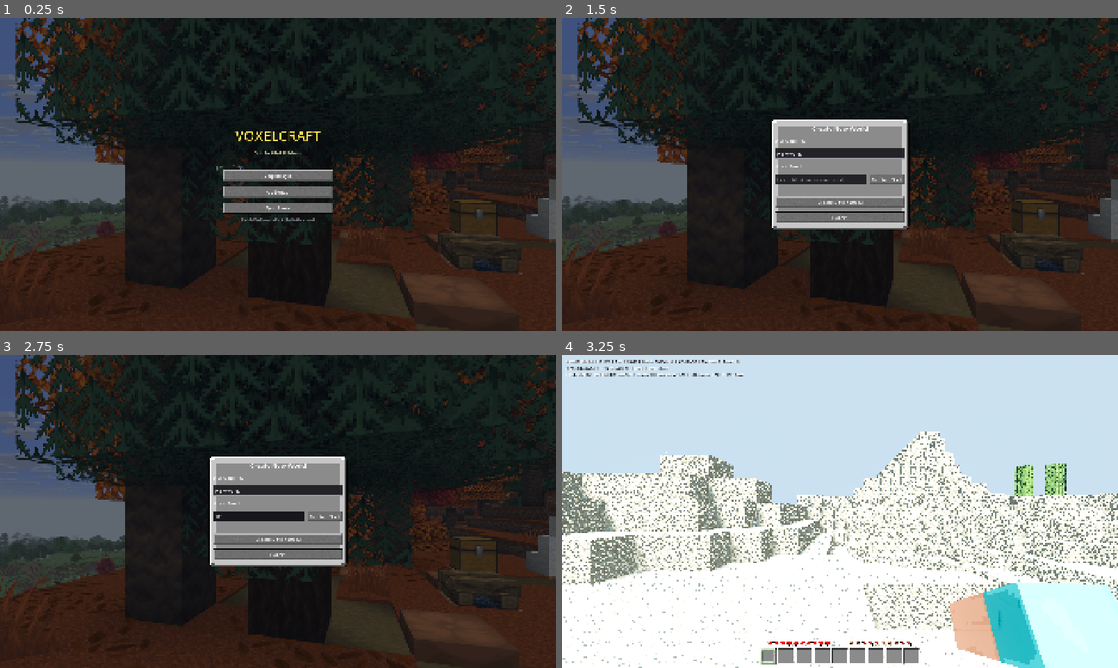
Above: before the commit, frames 1-4 (two rows, left to right).
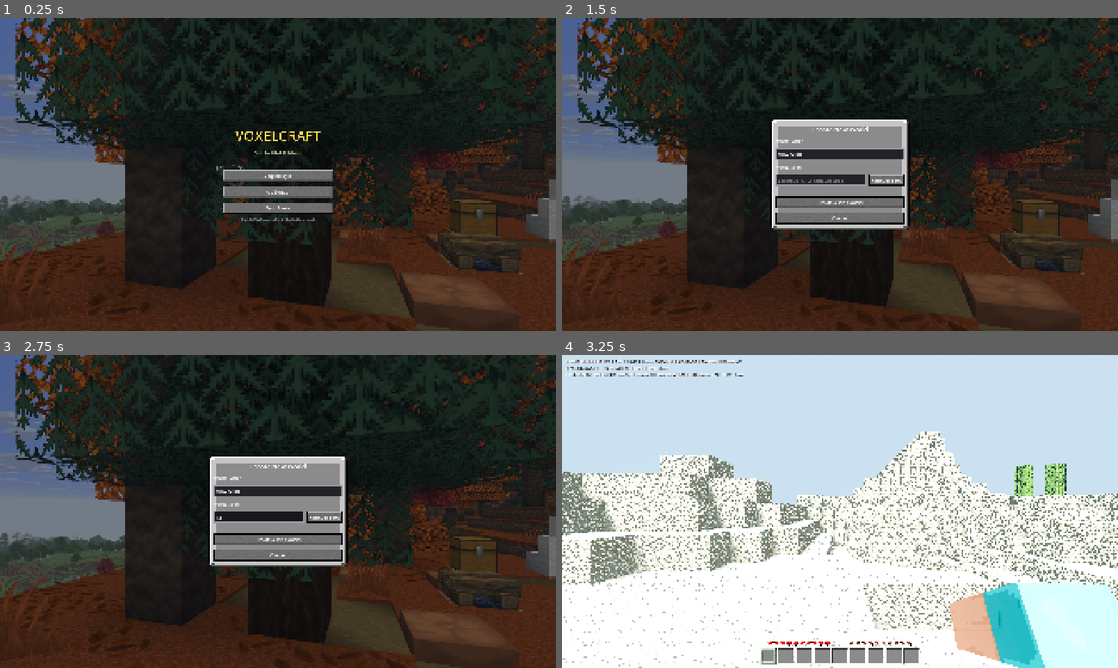
Above: after the commit, the same moments.

Repository: DimitrisMilios/VoxelCraft
Game: Godot game, scene res://scenes/ui/main_menu.tscn
The game is run twice, just before and just after one commit, with the same random seed, the same clock (stepped at 60 frames per second) and the same inputs.
Inputs (mouse positions are in pixels of both pictures, inside the frame that each line leads up to):
- Up to frame 1 (0.25 s): no input
- Up to frame 2 (1.5 s): click "Singleplayer" at 0.5 s; click "Create New World" at 1.25 s
- Up to frame 3 (2.75 s): click (261, 517) at 2.02 s; type "12" at 2.1 s
- Up to frame 4 (3.25 s): click "Create & Play World" at 2.75 s

The runs differ from the first frame. In frame 2, 1.3% of the frame differs, in the area x 38-62%, y 34-66%; in frame 3, 1.3%; in frame 4, less than 0.1%.

Commit message:
Fix UI texture loading inside exported PCK and style menu dialogs with Faithful 64x textures

Diff:
--- a/scripts/core/texture_pack.gd
+++ b/scripts/core/texture_pack.gd
@@ -11,27 +11,51 @@
 const PACK_ROOT: String = "res://assets/packs/faithful_64x/"
 
 
+## Returns the best matching res:// path, preferring the texture pack override.
+static func resolve_res_path(res_path: String) -> String:
+	if res_path.begins_with(ASSETS_PREFIX) and not res_path.begins_with(PACK_ROOT):
+		var override_res: String = PACK_ROOT + res_path.substr(ASSETS_PREFIX.length())
+		if ResourceLoader.exists(override_res) or FileAccess.file_exists(override_res):
+			return override_res
+	return res_path
+
+
 ## Returns the absolute filesystem path for `res_path`, preferring the texture pack override.
 static func resolve_abs_path(res_path: String) -> String:
-	if res_path.begins_with(ASSETS_PREFIX) and not res_path.begins_with(PACK_ROOT):
-		var override_res: String = PACK_ROOT + res_path.substr(ASSETS_PREFIX.length())
-		var override_abs: String = ProjectSettings.globalize_path(override_res)
-		if FileAccess.file_exists(override_abs):
-			return override_abs
-	return ProjectSettings.globalize_path(res_path)
+	var path: String = resolve_res_path(res_path)
+	return ProjectSettings.globalize_path(path)
 
 
-## Loads an Image from `res_path` (with local pack override). Returns null if missing.
+## Loads an Image from `res_path` (with local pack override). Works both in editor and inside exported .pck.
 static func load_image(res_path: String) -> Image:
-	var abs_path: String = resolve_abs_path(res_path)
-	if not FileAccess.file_exists(abs_path):
-		return null
-	var img := Image.load_from_file(abs_path)
-	if img == null or img.is_empty():
-		return null
-	return img
+	var path: String = resolve_res_path(res_path)
+
+	# 1. ResourceLoader (already imported Texture2D)
+	if ResourceLoader.exists(path):
+		var res: Resource = ResourceLoader.load(path)
+		if res is Texture2D:
+			return (res as Texture2D).get_image()
+
+	# Fallback to direct res_path in ResourceLoader
+	if path != res_path and ResourceLoader.exists(res_path):
+		var res: Resource = ResourceLoader.load(res_path)
+		if res is Texture2D:
+			return (res as Texture2D).get_image()
+
+	# 2. FileAccess reading raw png bytes (works inside .pck and on loose filesystem)
+	for try_path in [path, res_path, ProjectSettings.globalize_path(path), ProjectSettings.globalize_path(res_path)]:
+		if FileAccess.file_exists(try_path):
+			var fa := FileAccess.open(try_path, FileAccess.READ)
+			if fa != null:
+				var bytes := fa.get_buffer(fa.get_length())
+				fa.close()
+				var img := Image.new()
+				if img.load_png_from_buffer(bytes) == OK and not img.is_empty():
+					return img
+
+	return null
 
 
 ## True when a local texture pack is installed.
 static func is_pack_active() -> bool:
-	return FileAccess.file_exists(ProjectSettings.globalize_path(PACK_ROOT + "pack_info.txt"))
+	return FileAccess.file_exists(PACK_ROOT + "pack_info.txt") or FileAccess.file_exists(ProjectSettings.globalize_path(PACK_ROOT + "pack_info.txt"))
--- a/scripts/player/inventory_manager.gd
+++ b/scripts/player/inventory_manager.gd
@@ -105,17 +105,22 @@
 static func load_ui_texture(res_path: String) -> Texture2D:
 	if _ui_tex_cache.has(res_path):
 		return _ui_tex_cache[res_path]
-	var abs_path: String = TexturePack.resolve_abs_path(res_path)
-	if FileAccess.file_exists(abs_path):
-		var img := Image.load_from_file(abs_path)
-		if img != null and not img.is_empty():
-			var tex := ImageTexture.create_from_image(img)
-			_ui_tex_cache[res_path] = tex
-			return tex
-	if ResourceLoader.exists(res_path):
-		var r_tex := load(res_path) as Texture2D
-		_ui_tex_cache[res_path] = r_tex
-		return r_tex
+	var path: String = TexturePack.resolve_res_path(res_path)
+	if ResourceLoader.exists(path):
+		var r_tex := ResourceLoader.load(path) as Texture2D
+		if r_tex != null:
+			_ui_tex_cache[res_path] = r_tex
+			return r_tex
+	if path != res_path and ResourceLoader.exists(res_path):
+		var r_tex := ResourceLoader.load(res_path) as Texture2D
+		if r_tex != null:
+			_ui_tex_cache[res_path] = r_tex
+			return r_tex
+	var img: Image = TexturePack.load_image(res_path)
+	if img != null and not img.is_empty():
+		var tex := ImageTexture.create_from_image(img)
+		_ui_tex_cache[res_path] = tex
+		return tex
 	_ui_tex_cache[res_path] = null
 	return null
 
--- a/scripts/ui/main_menu.gd
+++ b/scripts/ui/main_menu.gd
@@ -57,17 +57,25 @@
 
 
 func _build_ui() -> void:
-	# 1. Background Panorama
+	# 1. Background Panorama / Dirt
 	var bg := TextureRect.new()
 	bg.set_anchors_and_offsets_preset(Control.PRESET_FULL_RECT)
 	bg.expand_mode = TextureRect.EXPAND_IGNORE_SIZE
 	bg.stretch_mode = TextureRect.STRETCH_KEEP_ASPECT_COVERED
-	bg.texture = _load_gui_texture("title_panorama.png")
+	var pano_tex: Texture2D = _load_gui_texture("title_panorama.png")
+	if pano_tex != null:
+		bg.texture = pano_tex
+	else:
+		var dirt_img: Image = TexturePack.load_image("res://assets/textures/block/dirt.png")
+		if dirt_img != null:
+			bg.texture = ImageTexture.create_from_image(dirt_img)
+			bg.stretch_mode = TextureRect.STRETCH_TILE
+			bg.modulate = Color(0.35, 0.35, 0.35, 1.0)
 	add_child(bg)
 
 	var vignette := ColorRect.new()
 	vignette.set_anchors_and_offsets_preset(Control.PRESET_FULL_RECT)
-	vignette.color = Color(0.02, 0.04, 0.08, 0.55)
+	vignette.color = Color(0.02, 0.04, 0.08, 0.45)
 	add_child(vignette)
 
 	# 2. Views Container
@@ -86,53 +94,90 @@
 	var tex_hover: Texture2D = _load_gui_texture("button_highlighted.png")
 	var tex_disabled: Texture2D = _load_gui_texture("button_disabled.png")
 
-	var sb_norm := StyleBoxTexture.new()
-	sb_norm.texture = tex_normal
-	sb_norm.texture_margin_left = 6.0
-	sb_norm.texture_margin_right = 6.0
-	sb_norm.texture_margin_top = 6.0
-	sb_norm.texture_margin_bottom = 6.0
-	sb_norm.set_content_margin_all(8.0)
-
-	var sb_hov := StyleBoxTexture.new()
-	sb_hov.texture = tex_hover
-	sb_hov.texture_margin_left = 6.0
-	sb_hov.texture_margin_right = 6.0
-	sb_hov.texture_margin_top = 6.0
-	sb_hov.texture_margin_bottom = 6.0
-	sb_hov.set_content_margin_all(8.0)
-
-	var sb_dis := StyleBoxTexture.new()
-	sb_dis.texture = tex_disabled
-	sb_dis.texture_margin_left = 6.0
-	sb_dis.texture_margin_right = 6.0
-	sb_dis.texture_margin_top = 6.0
-	sb_dis.texture_margin_bottom = 6.0
-	sb_dis.set_content_margin_all(8.0)
-
-	btn.add_theme_stylebox_override("normal", sb_norm)
-	btn.add_theme_stylebox_override("hover", sb_hov)
-	btn.add_theme_stylebox_override("pressed", sb_hov)
-	btn.add_theme_stylebox_override("focus", sb_hov)
-	btn.add_theme_stylebox_override("disabled", sb_dis)
+	if tex_normal != null:
+		var sb_norm := StyleBoxTexture.new()
+		sb_norm.texture = tex_normal
+		sb_norm.texture_margin_left = 6.0
+		sb_norm.texture_margin_right = 6.0
+		sb_norm.texture_margin_top = 6.0
+		sb_norm.texture_margin_bottom = 6.0
+		sb_norm.set_content_margin_all(8.0)
+
+		var sb_hov := StyleBoxTexture.new()
+		sb_hov.texture = tex_hover if tex_hover != null else tex_normal
+		sb_hov.texture_margin_left = 6.0
+		sb_hov.texture_margin_right = 6.0
+		sb_hov.texture_margin_top = 6.0
+		sb_hov.texture_margin_bottom = 6.0
+		sb_hov.set_content_margin_all(8.0)
+
+		var sb_dis := StyleBoxTexture.new()
+		sb_dis.texture = tex_disabled if tex_disabled != null else tex_normal
+		sb_dis.texture_margin_left = 6.0
+		sb_dis.texture_margin_right = 6.0
+		sb_dis.texture_margin_top = 6.0
+		sb_dis.texture_margin_bottom = 6.0
+		sb_dis.set_content_margin_all(8.0)
+
+		btn.add_theme_stylebox_override("normal", sb_norm)
+		btn.add_theme_stylebox_override("hover", sb_hov)
+		btn.add_theme_stylebox_override("pressed", sb_hov)
+		btn.add_theme_stylebox_override("focus", sb_hov)
+		btn.add_theme_stylebox_override("disabled", sb_dis)
+	else:
+		var sb_norm := StyleBoxFlat.new()
+		sb_norm.bg_color = Color(0.38, 0.38, 0.40, 1.0)
+		sb_norm.border_color = Color(0.65, 0.65, 0.68, 1.0)
+		sb_norm.border_width_left = 2
+		sb_norm.border_width_top = 2
+		sb_norm.border_width_right = 2
+		sb_norm.border_width_bottom = 3
+		sb_norm.set_content_margin_all(8.0)
+
+		var sb_hov := StyleBoxFlat.new()
+		sb_hov.bg_color = Color(0.50, 0.50, 0.60, 1.0)
+		sb_hov.border_color = Color(1.0, 1.0, 1.0, 1.0)
+		sb_hov.border_width_left = 2
+		sb_hov.border_width_top = 2
+		sb_hov.border_width_right = 2
+		sb_hov.border_width_bottom = 3
+		sb_hov.set_content_margin_all(8.0)
+
+		btn.add_theme_stylebox_override("normal", sb_norm)
+		btn.add_theme_stylebox_override("hover", sb_hov)
+		btn.add_theme_stylebox_override("pressed", sb_hov)
+		btn.add_theme_stylebox_override("focus", sb_hov)
+
 	btn.add_theme_color_override("font_color", Color(1, 1, 1, 1))
 	btn.add_theme_color_override("font_hover_color", Color(1, 1, 0.65, 1))
 	btn.add_theme_color_override("font_shadow_color", Color(0, 0, 0, 0.95))
 	btn.add_theme_constant_override("shadow_offset_x", 1)
 	btn.add_theme_constant_override("shadow_offset_y", 1)
-	btn.pressed.connect(_play_ui_click)
+	if not btn.pressed.is_connected(_play_ui_click):
+		btn.pressed.connect(_play_ui_click)
 
 
 func _style_panel_box(panel: PanelContainer) -> void:
 	var tex_panel: Texture2D = _load_gui_texture("panel_bg.png")
-	var sb := StyleBoxTexture.new()
-	sb.texture = tex_panel
-	sb.texture_margin_left = 12.0
-	sb.texture_margin_right = 12.0
-	sb.texture_margin_top = 12.0
-	sb.texture_margin_bottom = 12.0
-	sb.set_content_margin_all(16.0)
-	panel.add_theme_stylebox_override("panel", sb)
+	if tex_panel != null:
+		var sb := StyleBoxTexture.new()
+		sb.texture = tex_panel
+		sb.texture_margin_left = 12.0
+		sb.texture_margin_right = 12.0
+		sb.texture_margin_top = 12.0
+		sb.texture_margin_bottom = 12.0
+		sb.set_content_margin_all(18.0)
+		panel.add_theme_stylebox_override("panel", sb)
+	else:
+		var sb := StyleBoxFlat.new()
+		sb.bg_color = Color(0.16, 0.18, 0.22, 0.94)
+		sb.border_color = Color(0.42, 0.45, 0.52, 1.0)
+		sb.border_width_left = 3
+		sb.border_width_top = 3
+		sb.border_width_right = 3
+		sb.border_width_bottom = 3
+		sb.set_content_margin_all(18.0)
+		panel.add_theme_stylebox_override("panel", sb)
 
 
 func _style_line_edit(line_edit: LineEdit) -> void:
@@ -486,16 +531,16 @@
 	vbox.add_child(title)
 
 	_render_dist_label = Label.new()
-	_render_dist_label.text = "Render Distance: 5 Chunks"
+	_render_dist_label.text = "Render Distance: 10 Chunks (160m)"
 	vbox.add_child(_render_dist_label)
 
 	_render_dist_slider = HSlider.new()
-	_render_dist_slider.min_value = 2
-	_render_dist_slider.max_value = 8
+	_render_dist_slider.min_value = 3
+	_render_dist_slider.max_value = 16
 	_render_dist_slider.step = 1
-	_render_dist_slider.value = 5
+	_render_dist_slider.value = 10
 	_render_dist_slider.value_changed.connect(func(val: float) -> void:
-		_render_dist_label.text = "Render Distance: %d Chunks" % int(val)
+		_render_dist_label.text = "Render Distance: %d Chunks (%dm)" % [int(val), int(val) * 16]
 	)
 	vbox.add_child(_render_dist_slider)
 
--- a/tools/build_faithful_64x_assets.gd
+++ b/tools/build_faithful_64x_assets.gd
@@ -669,27 +669,45 @@
 func _build_hud_and_gui_assets() -> void:
 	var hud_dir: String = ProjectSettings.globalize_path("res://assets/packs/faithful_64x/ui/hud_icons/")
 	var gui_dir: String = ProjectSettings.globalize_path("res://assets/packs/faithful_64x/ui/gui_panels/")
+	var fallback_hud_dir: String = ProjectSettings.globalize_path("res://assets/ui/hud_icons/")
+	var fallback_gui_dir: String = ProjectSettings.globalize_path("res://assets/ui/gui_panels/")
 
 	# 1. Hearts (composite container + full / half)
 	var heart_cont: Image = _load_faithful_image("gui/sprites/hud/heart/container.png")
 	var heart_full_fg: Image = _load_faithful_image("gui/sprites/hud/heart/full.png")
 	var heart_half_fg: Image = _load_faithful_image("gui/sprites/hud/heart/half.png")
-	_alpha_composite(heart_cont, heart_full_fg).save_png(hud_dir + "heart_full.png")
-	_alpha_composite(heart_cont, heart_half_fg).save_png(hud_dir + "heart_half.png")
+	var h_full: Image = _alpha_composite(heart_cont, heart_full_fg)
+	var h_half: Image = _alpha_composite(heart_cont, heart_half_fg)
+	h_full.save_png(hud_dir + "heart_full.png")
+	h_full.save_png(fallback_hud_dir + "heart_full.png")
+	h_half.save_png(hud_dir + "heart_half.png")
+	h_half.save_png(fallback_hud_dir + "heart_half.png")
 	heart_cont.save_png(hud_dir + "heart_empty.png")
+	heart_cont.save_png(fallback_hud_dir + "heart_empty.png")
 
 	# 2. Hunger Drumsticks (composite food_empty + food_full / food_half)
 	var food_cont: Image = _load_faithful_image("gui/sprites/hud/food_empty.png")
 	var food_full_fg: Image = _load_faithful_image("gui/sprites/hud/food_full.png")
 	var food_half_fg: Image = _load_faithful_image("gui/sprites/hud/food_half.png")
-	_alpha_composite(food_cont, food_full_fg).save_png(hud_dir + "hunger_full.png")
-	_alpha_composite(food_cont, food_half_fg).save_png(hud_dir + "hunger_half.png")
+	var f_full: Image = _alpha_composite(food_cont, food_full_fg)
+	var f_half: Image = _alpha_composite(food_cont, food_half_fg)
+	f_full.save_png(hud_dir + "hunger_full.png")
+	f_full.save_png(fallback_hud_dir + "hunger_full.png")
+	f_half.save_png(hud_dir + "hunger_half.png")
+	f_half.save_png(fallback_hud_dir + "hunger_half.png")
 	food_cont.save_png(hud_dir + "hunger_empty.png")
+	food_cont.save_png(fallback_hud_dir + "hunger_empty.png")
 
 	# 3. Oxygen Bubbles & Crosshair
-	_load_faithful_image("gui/sprites/hud/air.png").save_png(hud_dir + "bubble_full.png")
-	_load_faithful_image("gui/sprites/hud/air_bursting.png").save_png(hud_dir + "bubble_empty.png")
-	_load_faithful_image("gui/sprites/hud/crosshair.png").save_png(hud_dir + "crosshair.png")
+	var bub_full: Image = _load_faithful_image("gui/sprites/hud/air.png")
+	bub_full.save_png(hud_dir + "bubble_full.png")
+	bub_full.save_png(fallback_hud_dir + "bubble_full.png")
+	var bub_empty: Image = _load_faithful_image("gui/sprites/hud/air_bursting.png")
+	bub_empty.save_png(hud_dir + "bubble_empty.png")
+	bub_empty.save_png(fallback_hud_dir + "bubble_empty.png")
+	var cross: Image = _load_faithful_image("gui/sprites/hud/crosshair.png")
+	cross.save_png(hud_dir + "crosshair.png")
+	cross.save_png(fallback_hud_dir + "crosshair.png")
 
 	# 4. Armor Slot Silhouettes
 	_load_faithful_image("gui/sprites/container/slot/helmet.png").save_png(hud_dir + "armor_helmet.png")
@@ -700,29 +718,31 @@
 	# 5. GUI Slots, Selected Frame & Container Panel
 	var slot_norm: Image = _load_faithful_image("gui/sprites/container/slot.png")
 	slot_norm.save_png(gui_dir + "slot_normal.png")
+	slot_norm.save_png(fallback_gui_dir + "slot_normal.png")
 
 	# Selected slot frame: composite hotbar_selection over slot_normal
 	var sel_raw: Image = _load_faithful_image("gui/sprites/hud/hotbar_selection.png")
 	sel_raw.resize(72, 72, Image.INTERPOLATE_NEAREST)
 	var slot_sel: Image = _alpha_composite(slot_norm, sel_raw)
 	slot_sel.save_png(gui_dir + "slot_selected.png")
+	slot_sel.save_png(fallback_gui_dir + "slot_selected.png")
 
 	# Output slot: warm golden-trimmed Faithful slot
 	var slot_out: Image = _tint_image(slot_norm, Color(1.05, 0.96, 0.78, 1.0))
 	slot_out.save_png(gui_dir + "slot_output.png")
+	slot_out.save_png(fallback_gui_dir + "slot_output.png")
 
 	# Faithful 64x Hotbar strip
-	_load_faithful_image("gui/sprites/hud/hotbar.png").save_png(gui_dir + "hotbar_bg.png")
-
-	# Faithful 64x Stone-Grey Modal Dialog Panel (extracted from inventory.png outer 3D bevel frame)
+	var hotbar: Image = _load_faithful_image("gui/sprites/hud/hotbar.png")
+	hotbar.save_png(gui_dir + "hotbar_bg.png")
+	hotbar.save_png(fallback_gui_dir + "hotbar_bg.png")
+
+	# Faithful 64x Stone-Grey Modal Dialog Panel
 	var inv_sheet: Image = _load_faithful_image("gui/container/inventory.png")
 	var panel_bg := Image.create(128, 128, false, Image.FORMAT_RGBA8)
 	if inv_sheet.get_width() >= 704 and inv_sheet.get_height() >= 664:
-		# Top-left 16x16 corner (x=0..15, y=0..15), top-right (x=688..703, y=0..15),
-		# bottom-left (x=0..15, y=648..663), bottom-right (x=688..703, y=648..663)
 		var fill_col: Color = inv_sheet.get_pixel(32, 32)
 		panel_bg.fill(fill_col)
-		# Copy 16px 3D beveled borders from `inventory.png`
 		panel_bg.blit_rect(inv_sheet, Rect2i(0, 0, 64, 16), Vector2i(0, 0))
 		panel_bg.blit_rect(inv_sheet, Rect2i(640, 0, 64, 16), Vector2i(64, 0))
 		panel_bg.blit_rect(inv_sheet, Rect2i(0, 648, 64, 16), Vector2i(0, 112))
@@ -732,31 +752,53 @@
 	else:
 		panel_bg.fill(Color(0.77, 0.77, 0.77, 1.0))
 	panel_bg.save_png(gui_dir + "panel_bg.png")
+	panel_bg.save_png(fallback_gui_dir + "panel_bg.png")
+
 	# 6. Authentic Container Windows
 	var inv_full: Image = _load_faithful_image("gui/container/inventory.png")
 	inv_full.save_png(gui_dir + "container_inventory.png")
+	inv_full.save_png(fallback_gui_dir + "container_inventory.png")
 	var craft_full: Image = _load_faithful_image("gui/container/crafting_table.png")
 	craft_full.save_png(gui_dir + "container_crafting_table.png")
+	craft_full.save_png(fallback_gui_dir + "container_crafting_table.png")
 	var furn_full: Image = _load_faithful_image("gui/container/furnace.png")
 	furn_full.save_png(gui_dir + "container_furnace.png")
+	furn_full.save_png(fallback_gui_dir + "container_furnace.png")
 	var chest_full: Image = _load_faithful_image("gui/container/generic_54.png")
 	chest_full.save_png(gui_dir + "container_chest.png")
+	chest_full.save_png(fallback_gui_dir + "container_chest.png")
 	var furn_lit: Image = _load_faithful_image("gui/sprites/container/furnace/lit_progress.png")
 	furn_lit.save_png(gui_dir + "furnace_lit_progress.png")
+	furn_lit.save_png(fallback_gui_dir + "furnace_lit_progress.png")
 	var furn_burn: Image = _load_faithful_image("gui/sprites/container/furnace/burn_progress.png")
 	furn_burn.save_png(gui_dir + "furnace_burn_progress.png")
+	furn_burn.save_png(fallback_gui_dir + "furnace_burn_progress.png")
 
 	# 7. Authentic Buttons & Widget Sprites
-	_load_faithful_image("gui/sprites/widget/button.png").save_png(gui_dir + "button.png")
-	_load_faithful_image("gui/sprites/widget/button_highlighted.png").save_png(gui_dir + "button_highlighted.png")
-	_load_faithful_image("gui/sprites/widget/button_disabled.png").save_png(gui_dir + "button_disabled.png")
-	_load_faithful_image("gui/sprites/widget/slider.png").save_png(gui_dir + "slider.png")
-	_load_faithful_image("gui/sprites/widget/slider_handle.png").save_png(gui_dir + "slider_handle.png")
-	_load_faithful_image("gui/sprites/widget/text_field.png").save_png(gui_dir + "text_field.png")
+	var b_norm: Image = _load_faithful_image("gui/sprites/widget/button.png")
+	b_norm.save_png(gui_dir + "button.png")
+	b_norm.save_png(fallback_gui_dir + "button.png")
+	var b_hov: Image = _load_faithful_image("gui/sprites/widget/button_highlighted.png")
+	b_hov.save_png(gui_dir + "button_highlighted.png")
+	b_hov.save_png(fallback_gui_dir + "button_highlighted.png")
+	var b_dis: Image = _load_faithful_image("gui/sprites/widget/button_disabled.png")
+	b_dis.save_png(gui_dir + "button_disabled.png")
+	b_dis.save_png(fallback_gui_dir + "button_disabled.png")
+
+	var slider_img: Image = _load_faithful_image("gui/sprites/widget/slider.png")
+	slider_img.save_png(gui_dir + "slider.png")
+	slider_img.save_png(fallback_gui_dir + "slider.png")
+	var handle_img: Image = _load_faithful_image("gui/sprites/widget/slider_handle.png")
+	handle_img.save_png(gui_dir + "slider_handle.png")
+	handle_img.save_png(fallback_gui_dir + "slider_handle.png")
+	var tf_img: Image = _load_faithful_image("gui/sprites/widget/text_field.png")
+	tf_img.save_png(gui_dir + "text_field.png")
+	tf_img.save_png(fallback_gui_dir + "text_field.png")
 
 	# 8. Title Panorama Backdrop
 	var panorama: Image = _load_faithful_image("gui/title/background/panorama_0.png")
 	panorama.save_png(gui_dir + "title_panorama.png")
+	panorama.save_png(fallback_gui_dir + "title_panorama.png")
 
 	print("[Faithful64xBuilder] Saved Faithful 64x HUD & GUI textures.")
 
--- /dev/null
+++ b/tools/test_menu_textures.gd
@@ -0,0 +1,15 @@
+extends SceneTree
+
+func _initialize() -> void:
+	print("--- Testing Menu Texture Loading ---")
+	var b_tex: Texture2D = InventoryManager.load_ui_texture("res://assets/ui/gui_panels/button.png")
+	var p_tex: Texture2D = InventoryManager.load_ui_texture("res://assets/ui/gui_panels/panel_bg.png")
+	var pano: Texture2D = InventoryManager.load_ui_texture("res://assets/ui/gui_panels/title_panorama.png")
+	print("button.png: ", b_tex)
+	print("panel_bg.png: ", p_tex)
+	print("title_panorama.png: ", pano)
+	assert(b_tex != null, "button.png must load!")
+	assert(p_tex != null, "panel_bg.png must load!")
+	assert(pano != null, "title_panorama.png must load!")
+	print("ALL MENU TEXTURES LOADED SUCCESSFULLY!")
+	quit(0)
Binary file added: assets/ui/gui_panels/button.png
Not shown, added: assets/ui/gui_panels/button.png.import
Binary file added: assets/ui/gui_panels/button_disabled.png
Not shown, added: assets/ui/gui_panels/button_disabled.png.import
Binary file added: assets/ui/gui_panels/button_highlighted.png
Not shown, added: assets/ui/gui_panels/button_highlighted.png.import
Binary file added: assets/ui/gui_panels/container_chest.png
Not shown, added: assets/ui/gui_panels/container_chest.png.import
Binary file added: assets/ui/gui_panels/container_crafting_table.png
Not shown, added: assets/ui/gui_panels/container_crafting_table.png.import
Binary file added: assets/ui/gui_panels/container_furnace.png
Not shown, added: assets/ui/gui_panels/container_furnace.png.import
(and 39 more such lines)
